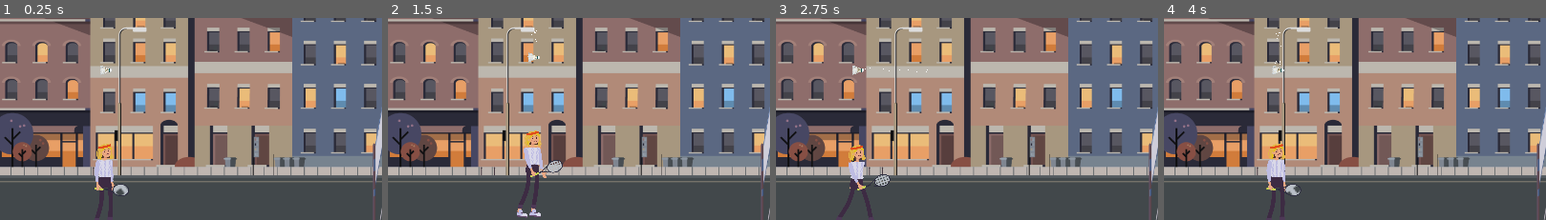
Above: before the commit, frames 1-4 (left to right).
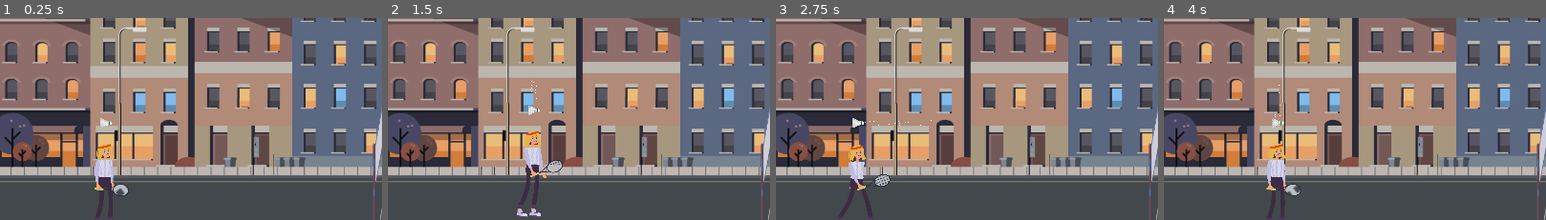
Above: after the commit, the same moments.

Repository: h00g3/midnightbadminton
Game: Godot game, scene res://scenes/MainLevel.tscn
The game is run twice, just before and just after one commit, with the same random seed, the same clock (stepped at 60 frames per second) and the same inputs.
Inputs:
- Up to frame 1 (0.25 s): no input
- Up to frame 2 (1.5 s): hold D (2_right) from 0.53 s (still down); tap W (2_up) at 0.77 s
- Up to frame 3 (2.75 s): tap W (2_up) at 1.52 s; release D (2_right) at 2.03 s; hold A (2_left) from 2.03 s (still down)
- Up to frame 4 (4 s): release A (2_left) at 2.78 s; hold D (2_right) from 2.78 s (still down); tap W (2_up) at 3.02, 3.77 s
The pictures show only the part of the screen within x 0-50%, y 36-85%; the shares and areas given below are measured in that part.

The runs differ from the first frame. In frame 1, 0.2% of the frame differs, in the area x 26-30%, y 23-55%; in frame 2, 0.2%; in frame 3, 0.2%, in the area x 20-41%, y 23-55%; in frame 4, 0.2%.

Commit message:
add impulse to shuttle when making service (thrown in the air)

Diff:
--- a/src/MainLevel.gd
+++ b/src/MainLevel.gd
@@ -3,7 +3,7 @@
 onready var players = {}
 onready var shuttle = null
 onready var service_side = Player.Side.LEFT
-onready var serviceOffset = Vector2(0,-200)
+onready var serviceOffset = Vector2(0,-100)
 onready var winscore = 2
 var shuttle_hit_ground = false
 var timeSpentOnGround = 0
@@ -57,6 +57,7 @@
 	elif is_player_performing_service() and pressed_service():
 		parent_shuttle_with_main_level()
 		shuttle.set_mode(RigidBody2D.MODE_RIGID)
+		shuttle.apply_central_impulse(Vector2(0,-20000))
 	show_scores()
 
 func is_player_performing_service():
